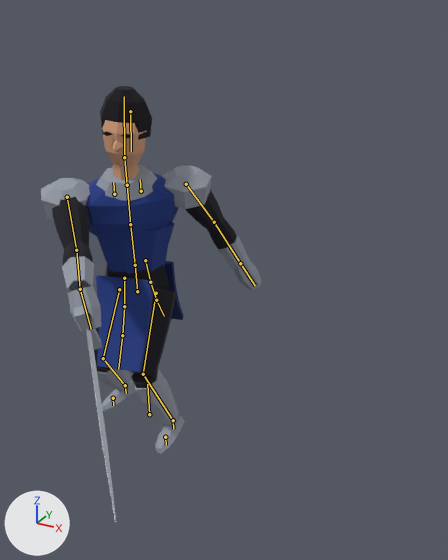
One commit to the Blender file blender/knight.blend: the scene before it, then after it.
Before and after are seen from a 50 mm camera at (1.77, -2.35, 2.1) aimed at (0.56, -0.14, 1.0). The lights are fixed; the arrows at lower left show +X, +Y and +Z. The picture after the commit comes second. Both versions are drawn at frame 26 of the action 'Attack1'; the numbers are the values there. The bones that bend it are drawn over the model as lines.

Objects in the first picture: 'knight', 'sword'.
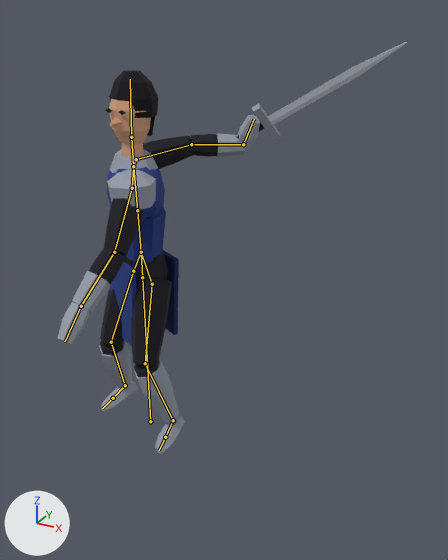
The change in detail:
Bone 'root' (bone_root) moves from (0.0, 0.0, 0.0) to (-0.017, -0.074, -0.031).
Bone 'hips' (bone_hips) moves from (0.028, -0.1, 0.076) to (0.0, 0.0, 0.0).
Bone 'hips' (bone_hips) turns from (0, 11, 2) to (0, -26, 0) degrees about its own x, y and z.
Bone 'spine1' (bone_spine1) turns from (7, 6, -2) to (2, -7, 0) degrees about its own x, y and z.
Bone 'spine2' (bone_spine2) turns from (11, 25, 0) to (1, -22, 0) degrees about its own x, y and z.
Bone 'neck' (bone_neck) turns from (0, 0, 0) to (-2, 0, 0) degrees about its own x, y and z.
Bone 'head' (bone_head) turns from (-13, -24, 0) to (-3, 47, 0) degrees about its own x, y and z.
Bone 'upper_arm_L' (bone_upper_arm_l) turns from (7, 0, -29) to (-17, 0, -37) degrees about its own x, y and z.
Bone 'forearm_L' (bone_forearm_l) turns from (-25, 0, 0) to (-16, 0, 0) degrees about its own x, y and z.
Bone 'upper_arm_R' (bone_upper_arm_r) turns from (-74, 0, -11) to (104, 0, 24) degrees about its own x, y and z.
Bone 'hand_R' (bone_hand_r) turns from (50, 0, 0) to (76, 0, 0) degrees about its own x, y and z.
Bone 'thigh_L' (bone_thigh_l) turns from (-30, 10, -4) to (-22, -28, -11) degrees about its own x, y and z.
Bone 'shin_L' (bone_shin_l) turns from (54, 3, 1) to (43, 4, 1) degrees about its own x, y and z.
Bone 'foot_L' (bone_foot_l) turns from (-25, -7, 10) to (-15, -15, -3) degrees about its own x, y and z.
Bone 'thigh_R' (bone_thigh_r) turns from (-9, 12, 14) to (-28, -24, 8) degrees about its own x, y and z.
Bone 'shin_R' (bone_shin_r) turns from (48, -4, -3) to (46, -3, -1) degrees about its own x, y and z.
Bone 'foot_R' (bone_foot_r) turns from (-36, 4, -15) to (-22, 13, 3) degrees about its own x, y and z.

Location of each change, [x1, y1, x2, y2] in pixels of the pictures (448 x 560 px):
'knight', posed (8% narrower): before [41, 86, 262, 454]; after [57, 70, 260, 454]
'sword', posed: before [73, 305, 116, 523]; after [237, 42, 407, 142]
bone 'root', root to tip: before (149, 414) to (147, 384); after (150, 421) to (142, 277)
bone 'hips', root to tip: before (137, 291) to (135, 265); after (142, 277) to (141, 252)
bone 'spine1', root to tip: before (135, 265) to (130, 224); after (141, 252) to (137, 210)
bone 'spine2', root to tip: before (130, 224) to (127, 185); after (137, 210) to (133, 166)
bone 'neck', root to tip: before (127, 185) to (124, 157); after (133, 166) to (131, 137)
bone 'head', root to tip: before (124, 157) to (124, 96); after (131, 137) to (130, 79)
bone 'upper_arm_L', root to tip: before (186, 184) to (214, 222); after (132, 188) to (114, 252)
bone 'forearm_L', root to tip: before (214, 222) to (240, 263); after (114, 252) to (81, 306)
bone 'upper_arm_R', root to tip: before (67, 197) to (76, 250); after (136, 159) to (191, 144)
bone 'hand_R', root to tip: before (80, 289) to (91, 329); after (243, 144) to (254, 119)
bone 'thigh_L', root to tip: before (156, 293) to (143, 374); after (152, 284) to (145, 363)
bone 'shin_L', root to tip: before (143, 374) to (173, 420); after (145, 363) to (173, 420)
bone 'foot_L', root to tip: before (173, 420) to (173, 429); after (173, 420) to (165, 437)
bone 'thigh_R', root to tip: before (119, 289) to (103, 358); after (133, 271) to (111, 342)
bone 'shin_R', root to tip: before (103, 358) to (125, 385); after (111, 342) to (125, 385)
bone 'foot_R', root to tip: before (125, 385) to (126, 393); after (125, 385) to (113, 398)
